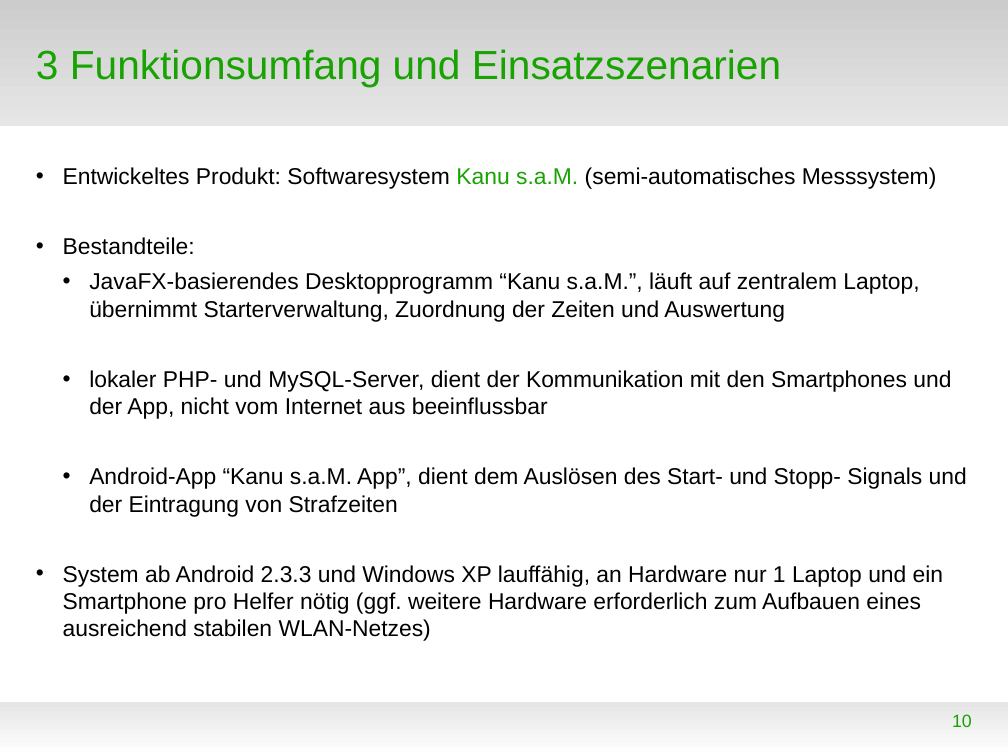
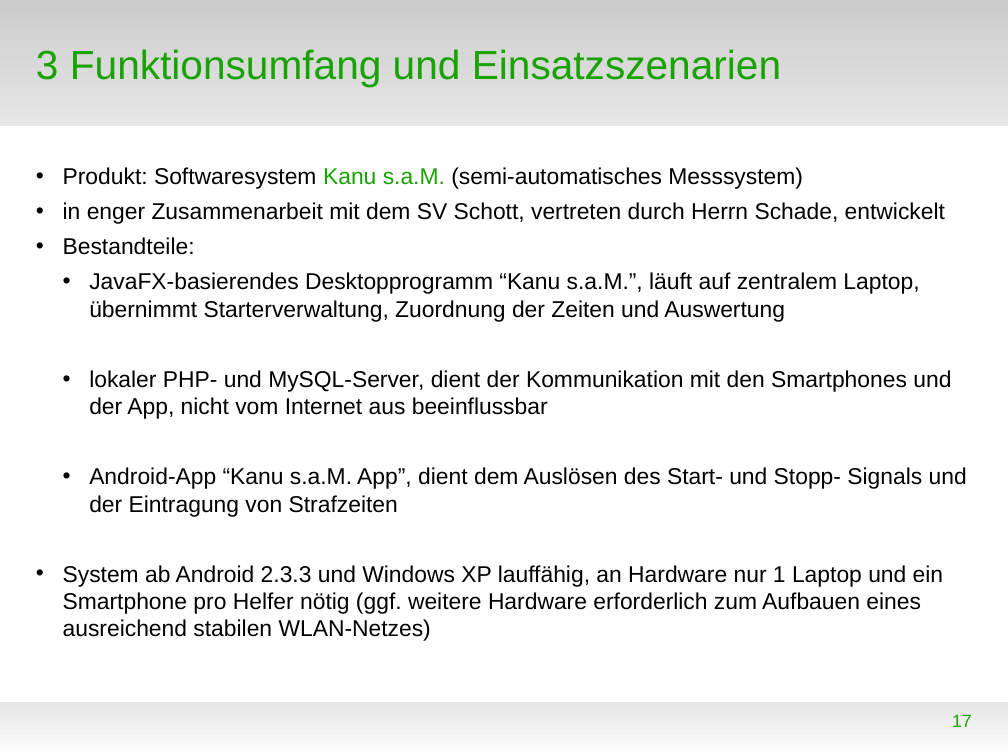
Before and after one commit to WorldofJARcraft/Kanu-s.a.M., a slide deck: slide 17 of Präsentation/Präsentation.odp (slide 10 before the commit). Drawn at 1008x756 pixels with LibreOffice and Linux fonts; fonts in the diff are those of the drawing; background and template pictures are left out. Boxes give left, top, right and bottom in pixels: in the first picture for what was removed or moved away, otherwise in the second. Text is boxed around its words. In the diff, an @@ line names an element or a change of style, - is before the commit and + after.

```diff
--- a/Präsentation/Präsentation.odp
+++ b/Präsentation/Präsentation.odp
@@ text at (63, 167, 945, 224): text changed @@
-• Entwickeltes Produkt: Softwaresystem Kanu s.a.M. (semi-automatisches Messsystem)
+• Produkt: Softwaresystem Kanu s.a.M. (semi-automatisches Messsystem)
+• in enger Zusammenarbeit mit dem SV Schott, vertreten durch Herrn Schade, entwickelt
@@ page number at (952, 714, 972, 727): text changed @@
-10
+17
```
Also in this commit, not shown: 8 other slides changed, 43 slides added, 5 slides removed, 6 other files.
